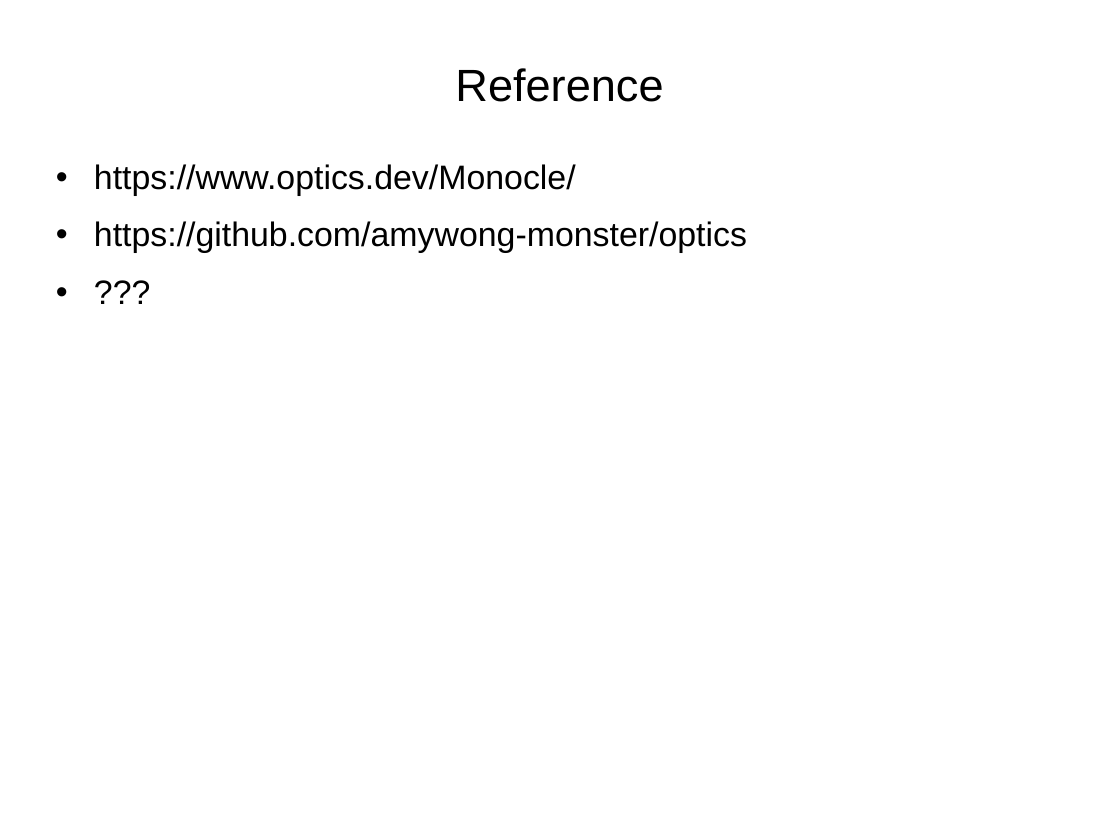
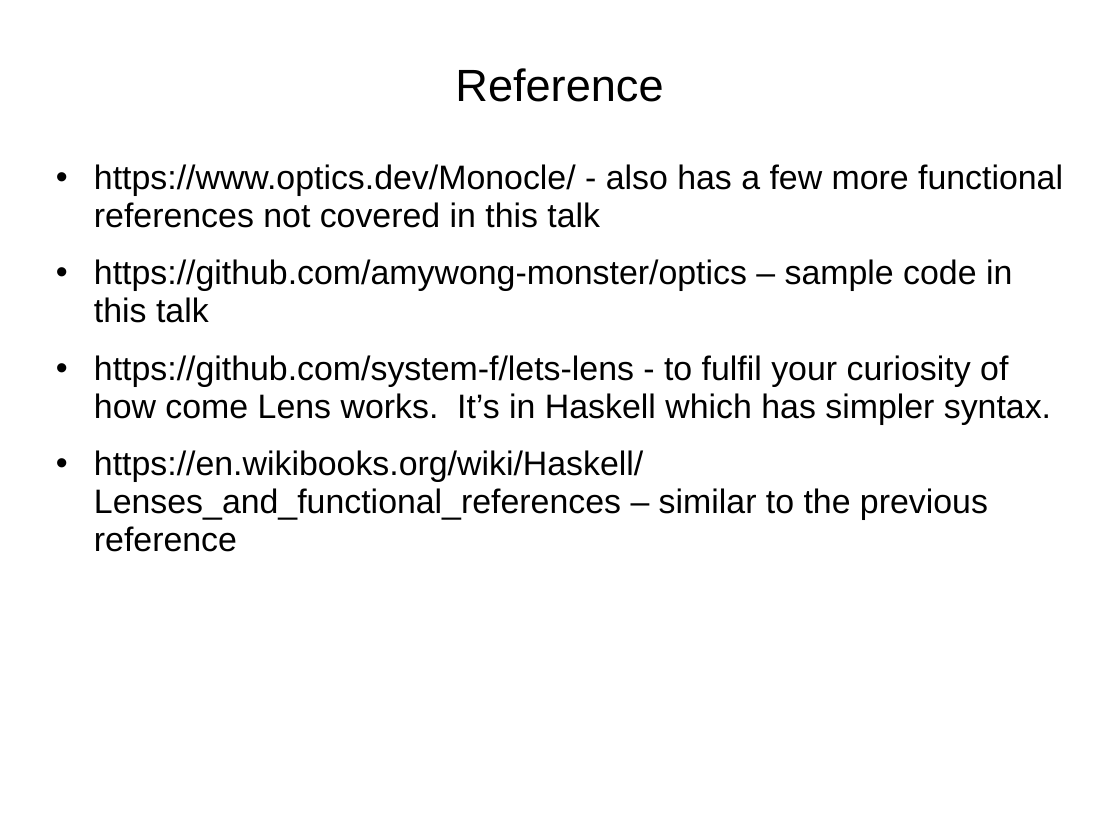
Before and after one commit to amywong-monster/Presentations, a slide deck: slide 19 of 2021-08-05-Update-immutable-data.ppt. Drawn at 1120x840 pixels with LibreOffice and Linux fonts; fonts in the diff are those of the drawing. Boxes give left, top, right and bottom in pixels: in the first picture for what was removed or moved away, otherwise in the second. Text is boxed around its words. In the diff, an @@ line names an element or a change of style, - is before the commit and + after.

Commit message:
Add more content

```diff
--- a/2021-08-05-Update-immutable-data.ppt
+++ b/2021-08-05-Update-immutable-data.ppt
@@ text at (94,164,1063,552): text changed @@
-• https://www.optics.dev/Monocle/
-• https://github.com/amywong-monster/optics
-• ???
+• https://www.optics.dev/Monocle/ - also has a few more functional references not covered in this talk
+• https://github.com/amywong-monster/optics – sample code in this talk
+• https://github.com/system-f/lets-lens - to fulfil your curiosity of how come Lens works. It’s in Haskell which has simpler syntax.
+• https://en.wikibooks.org/wiki/Haskell/Lenses_and_functional_references – similar to the previous reference
```
